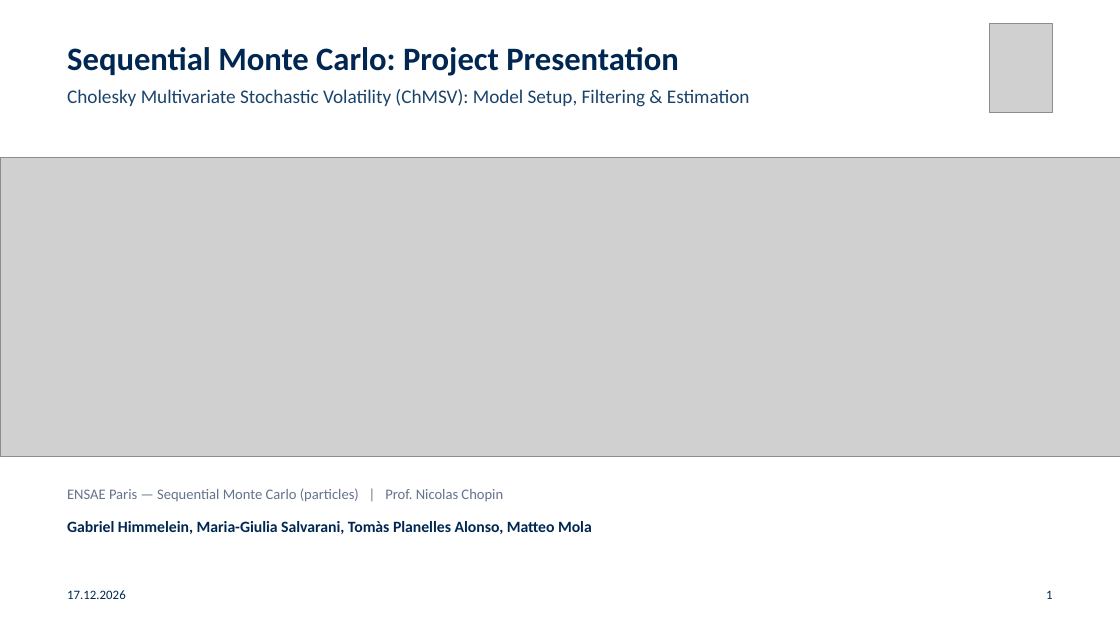
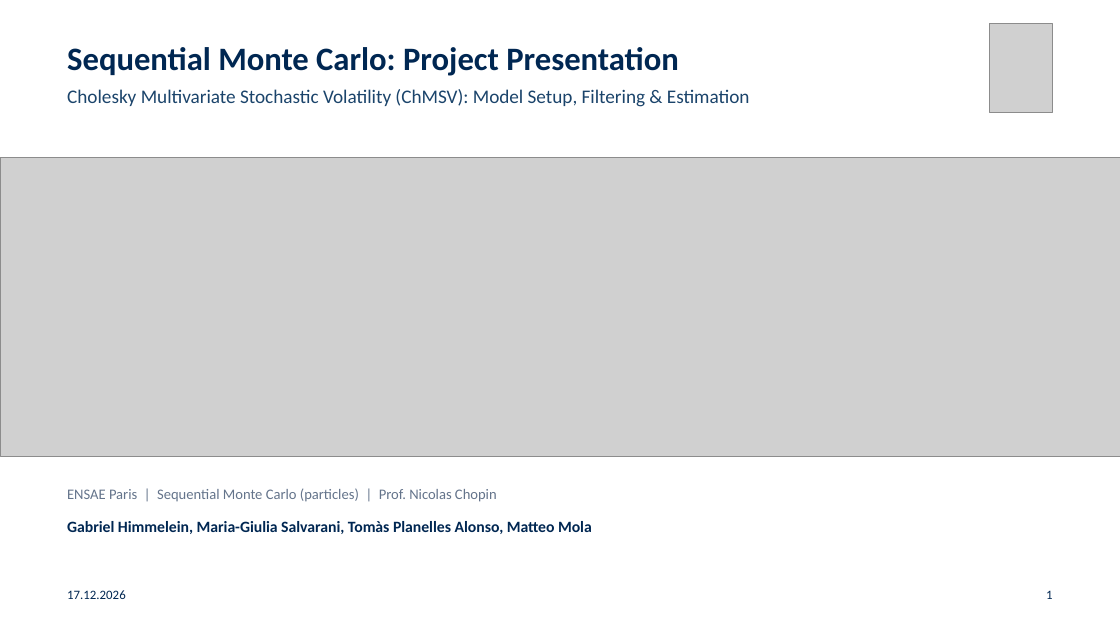
Before and after one commit to gabegagster/smc-stochastic-volatility, a slide deck: slide 1 of presentation/smc_chmsv_ensae_presentation.pptx. Drawn at 1120x630 pixels with LibreOffice and Linux fonts; fonts in the diff are those of the drawing; grey boxes stand for pictures. Boxes give left, top, right and bottom in pixels: in the first picture for what was removed or moved away, otherwise in the second. Text is boxed around its words. In the diff, an @@ line names an element or a change of style, - is before the commit and + after.

```diff
--- a/presentation/smc_chmsv_ensae_presentation.pptx
+++ b/presentation/smc_chmsv_ensae_presentation.pptx
@@ text at box(67, 488, 497, 502): text changed @@
-ENSAE Paris — Sequential Monte Carlo (particles) | Prof. Nicolas Chopin
+ENSAE Paris | Sequential Monte Carlo (particles) | Prof. Nicolas Chopin
```
Also in this commit, not shown: 12 other slides changed, 11 other files.
